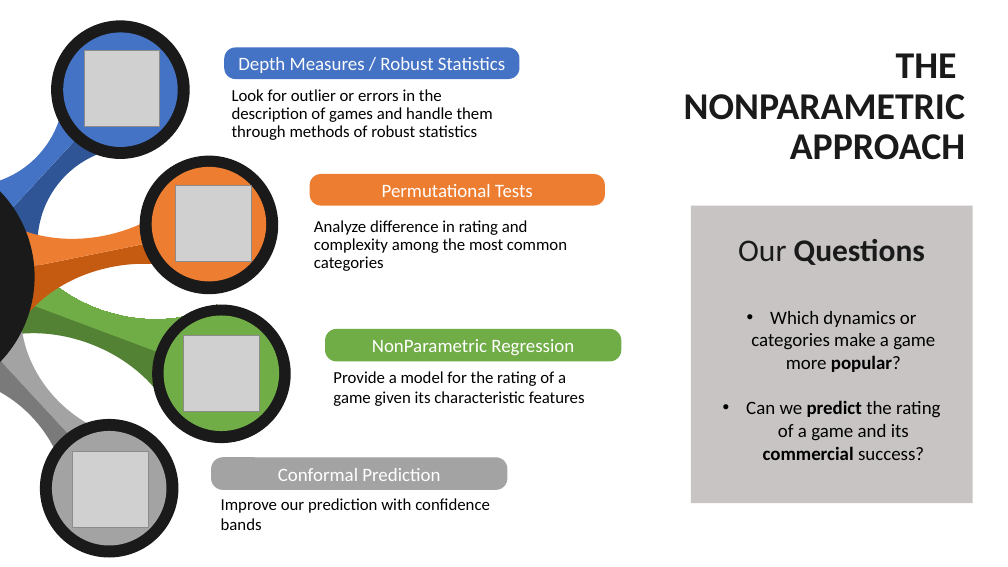
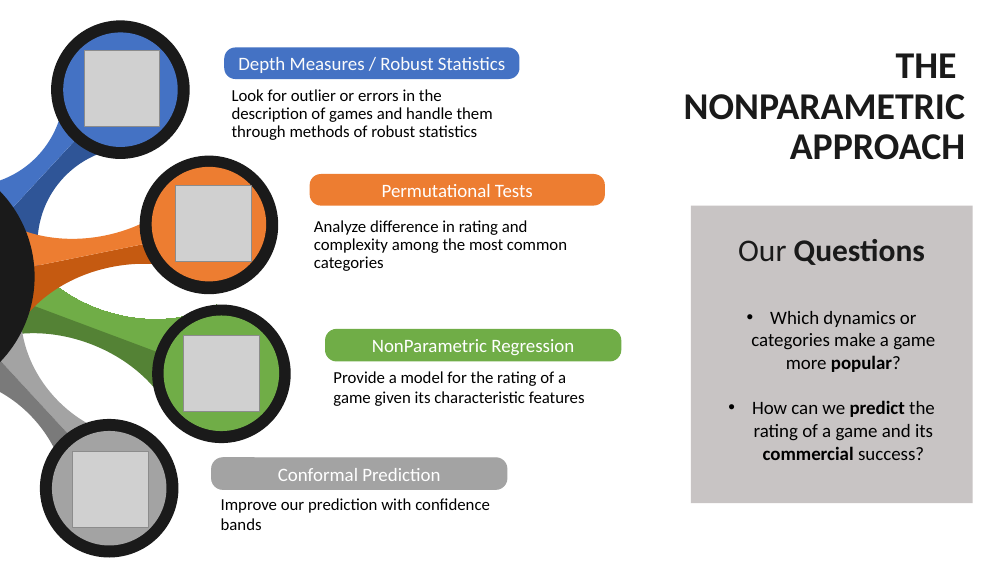
Before and after one commit to fraromeo/NPS, a slide deck: slide 5 of WIP non parametric statistics.pptx. Drawn at 1008x567 pixels with LibreOffice and Linux fonts; fonts in the diff are those of the drawing; grey boxes stand for pictures. Boxes give left, top, right and bottom in pixels: in the first picture for what was removed or moved away, otherwise in the second. Text is boxed around its words. In the diff, an @@ line names an element or a change of style, - is before the commit and + after.

```diff
--- a/WIP non parametric statistics.pptx
+++ b/WIP non parametric statistics.pptx
@@ text at box(752, 400, 935, 460): text changed @@
-• Can we predict the rating of a game and its commercial success?
+• How can we predict the rating of a game and its commercial success?
```
Also in this commit, not shown: 6 other files.
